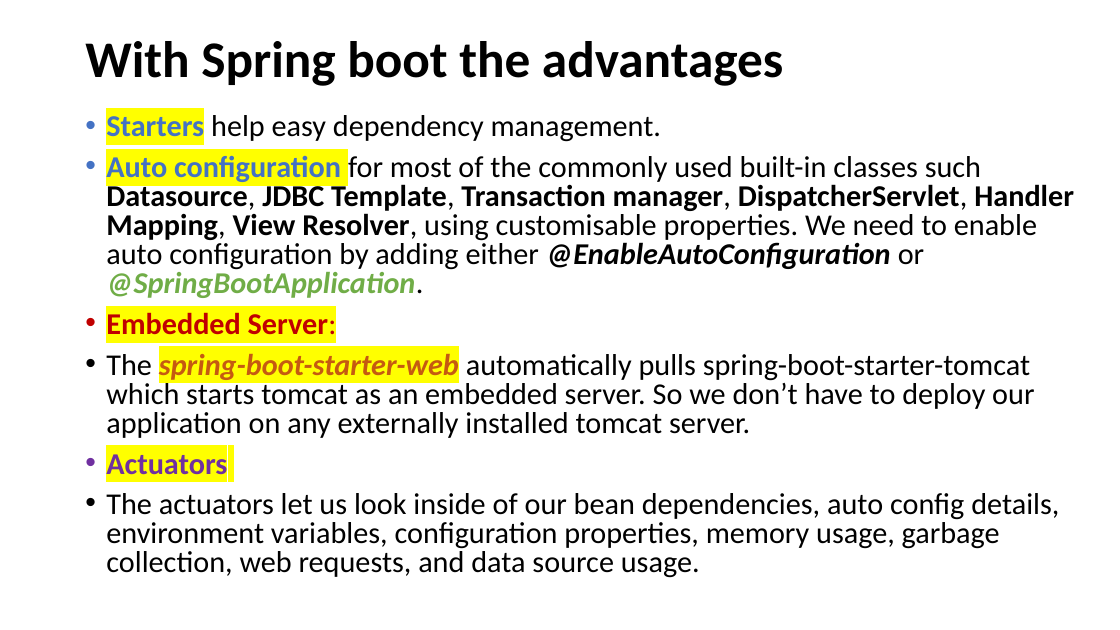
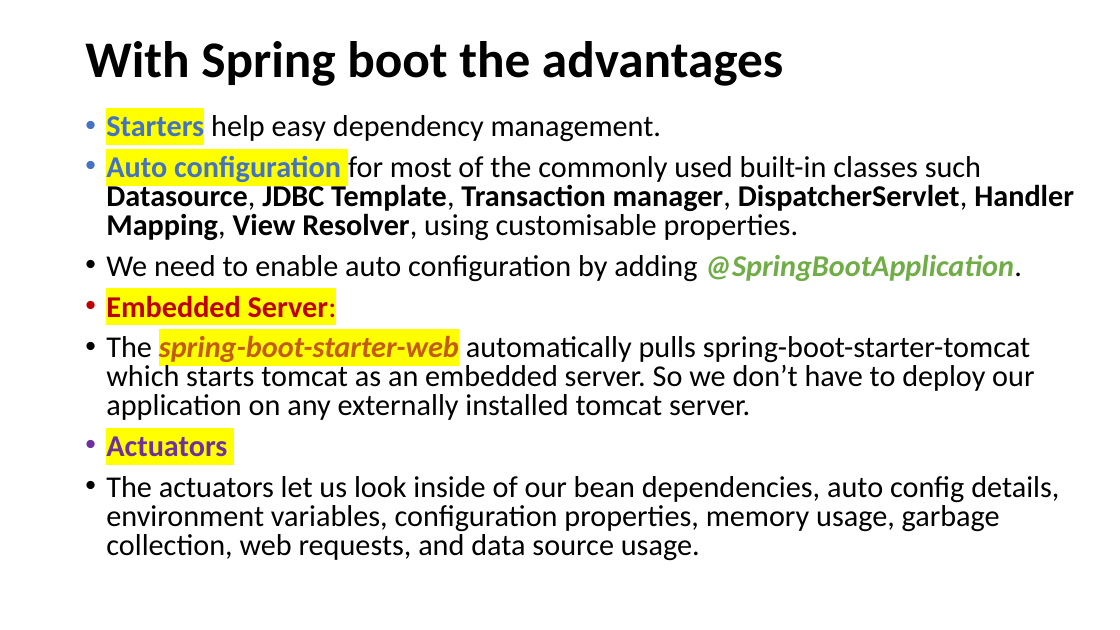
Before and after one commit to pradeepan590/CTS_SpringBoot, a slide deck: slide 4 of Docs and PPTS/Spring-boot-Docs/Spring Boot PPT.pptx. Drawn at 1120x630 pixels with LibreOffice and Linux fonts; fonts in the diff are those of the drawing. Boxes give left, top, right and bottom in pixels: in the first picture for what was removed or moved away, otherwise in the second. Text is boxed around its words. In the diff, an @@ line names an element or a change of style, - is before the commit and + after.

```diff
--- a/Docs and PPTS/Spring-boot-Docs/Spring Boot PPT.pptx
+++ b/Docs and PPTS/Spring-boot-Docs/Spring Boot PPT.pptx
@@ text at [106, 156, 1074, 282]: text changed @@
-• Auto configuration for most of the commonly used built-in classes such Datasource, JDBC Template, Transaction manager, DispatcherServlet, Handler Mapping, View Resolver, using customisable properties. We need to enable auto configuration by adding either @EnableAutoConfiguration or @SpringBootApplication.
+• Auto configuration for most of the commonly used built-in classes such Datasource, JDBC Template, Transaction manager, DispatcherServlet, Handler Mapping, View Resolver, using customisable properties.
+• We need to enable auto configuration by adding @SpringBootApplication.
```
Also in this commit, not shown: 3 other slides changed, 19 other files.
